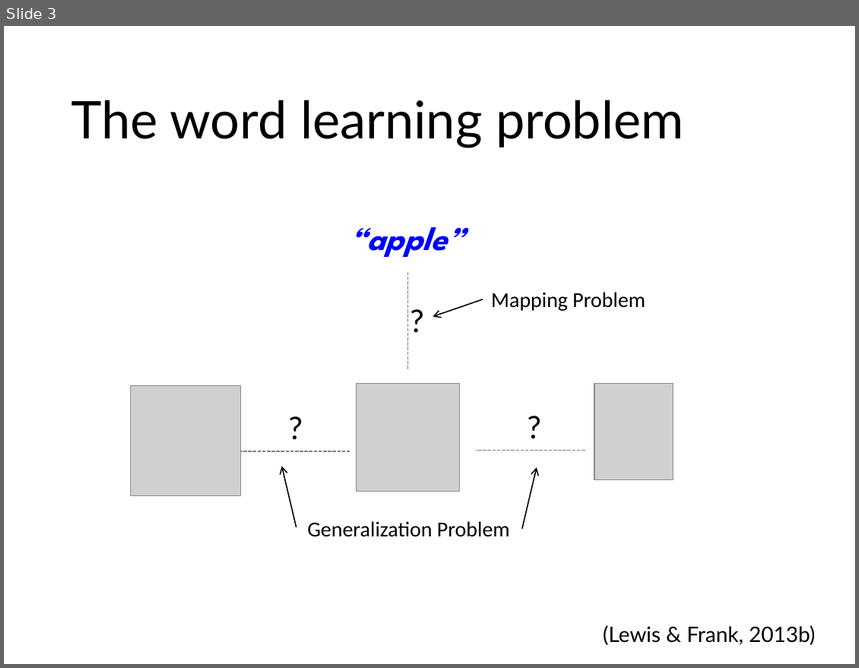
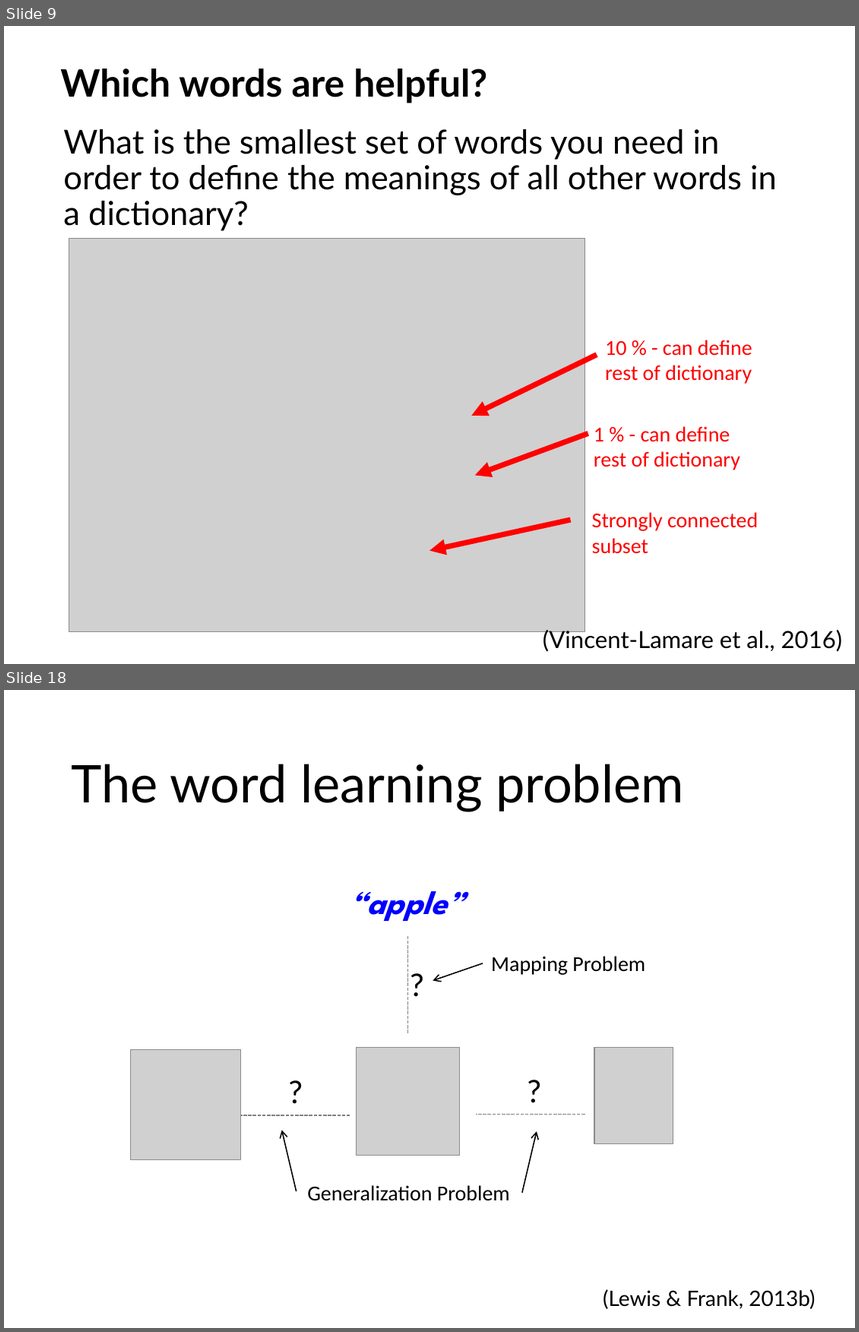
Before and after one commit to nbeckage/VOCAB_SEEDS, a slide deck: talks/lupyan_lab_3_8_18.pptx. Shown one above the other, each under a label of ours: slide 3 before the commit, slides 9 and 18 after it; the slides between them are not shown. The pictures are 859x668 and 859x1332 pixels, drawn with LibreOffice and Linux fonts; fonts in the diff are those of the drawing; grey boxes stand for pictures. Boxes give left, top, right and bottom in pixels: in the first picture for what was removed or moved away, otherwise in the second. Text is boxed around its words. In the diff, an @@ line names an element or a change of style, - is before the commit and + after.

```diff
--- a/talks/lupyan_lab_3_8_18.pptx
+++ b/talks/lupyan_lab_3_8_18.pptx
@@ slide 9 added at bbox=[4, 26, 855, 664], background #FFFFFF @@
@@ title added at bbox=[60, 69, 487, 104], 32 pt, text #000000, bold @@
+Which words are helpful?
@@ text added at bbox=[63, 129, 777, 231], 28 pt, text #000000 @@
+What is the smallest set of words you need in order to define the meanings of all other words in a dictionary?
@@ picture added at bbox=[69, 239, 585, 632] @@
@@ text added at bbox=[605, 340, 753, 384], 18 pt, text #FF0000 @@
+10 % - can define
+rest of dictionary
@@ arrow added from (597, 354) to (471, 416), #FF0000 4.5 pt @@
@@ arrow added from (588, 433) to (474, 475), #FF0000 4.5 pt @@
@@ text added at bbox=[594, 427, 740, 471], 18 pt, text #FF0000 @@
+1 % - can define
+rest of dictionary
@@ arrow added from (571, 520) to (430, 551), #FF0000 4.5 pt @@
@@ text added at bbox=[592, 512, 758, 554], 18 pt, text #FF0000 @@
+Strongly connected
+subset
@@ text added at bbox=[543, 628, 843, 652], 20 pt, text #000000 @@
+(Vincent-Lamare et al., 2016)
@@ what was slide 3 is now slide 18 @@
```
Also in this commit, not shown: 6 slides changed, 9 other slides added, 2 slides removed, 17 other files.
